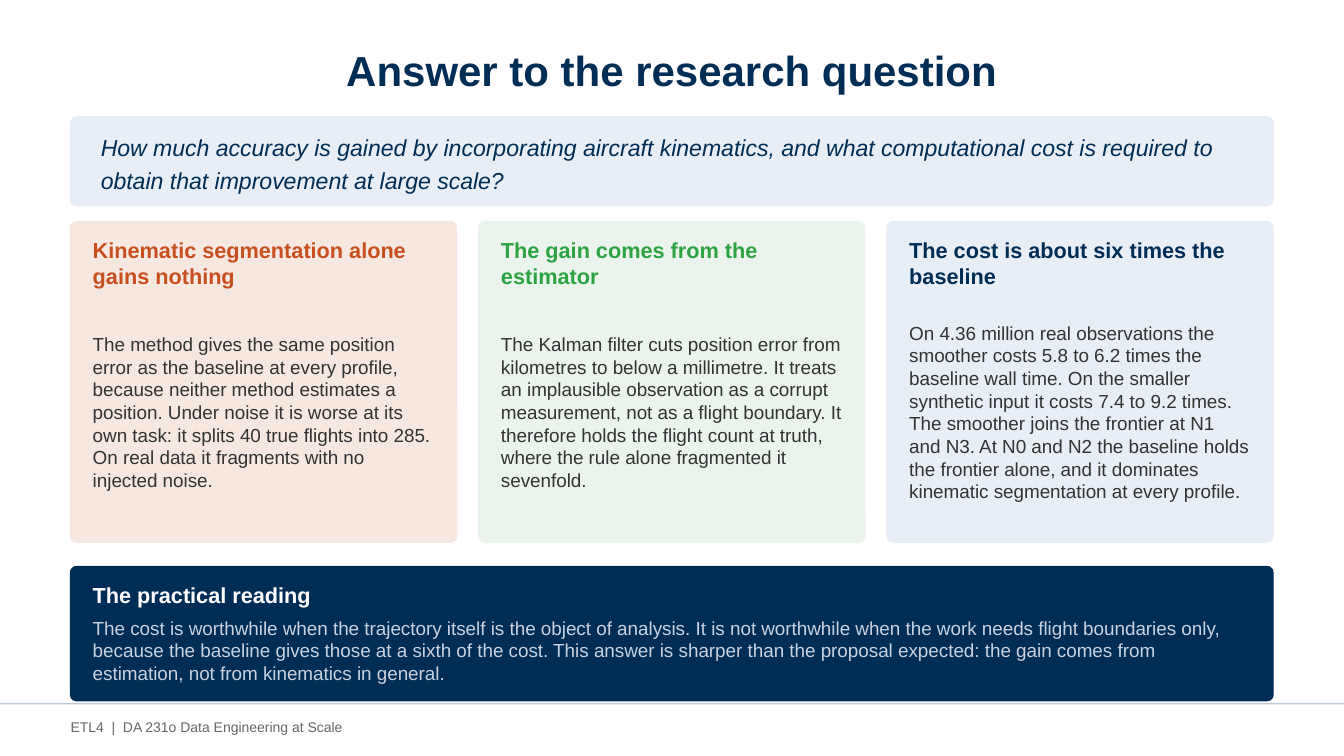
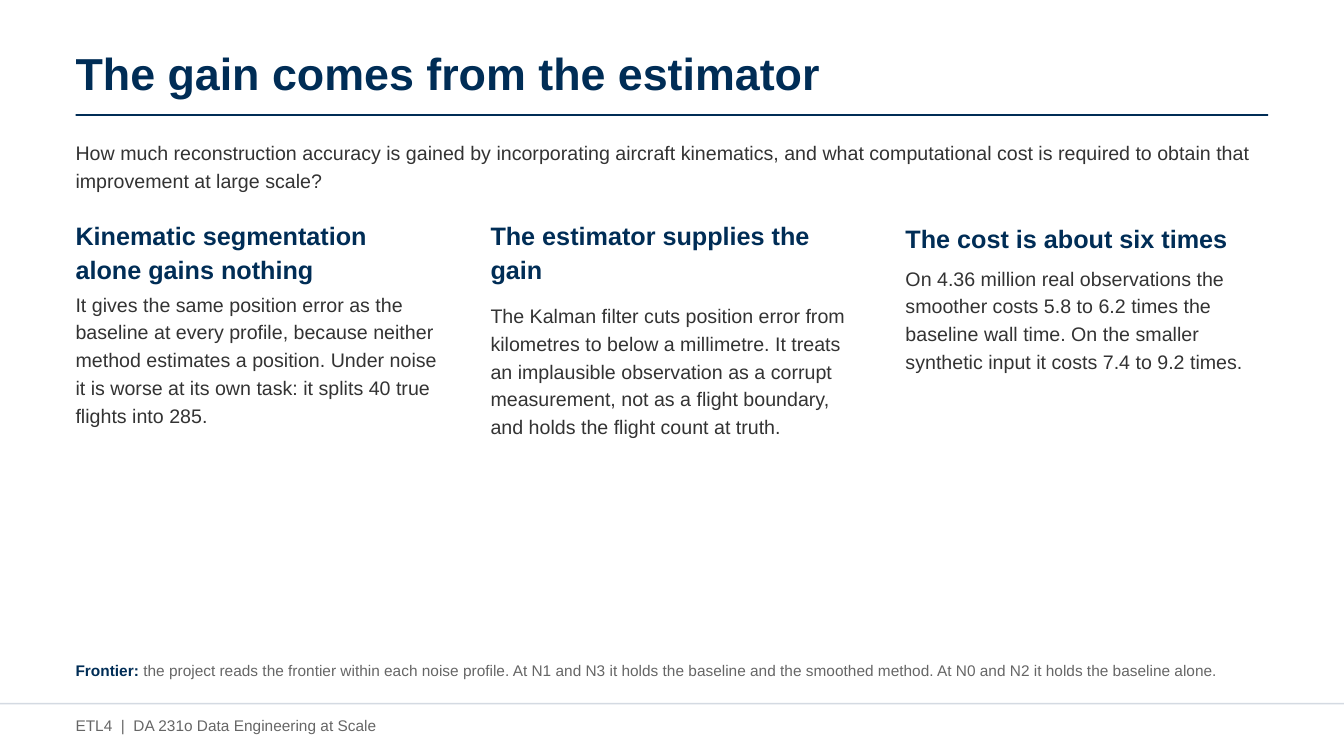
Before and after one commit to AvinashKompalli/Clean-Flight-Paths-from-Noisy-Aircraft-Data-at-Scale, a slide deck: slide 22 of etl4/docs/ETL4_Project_Presentation.pptx (slide 19 before the commit). Drawn at 1344x756 pixels with LibreOffice and Linux fonts; fonts in the diff are those of the drawing. Boxes give left, top, right and bottom in pixels: in the first picture for what was removed or moved away, otherwise in the second. Text is boxed around its words. In the diff, an @@ line names an element or a change of style, - is before the commit and + after.

```diff
--- a/etl4/docs/ETL4_Project_Presentation.pptx
+++ b/etl4/docs/ETL4_Project_Presentation.pptx
@@ title "The gain comes from the ...": place and size @@
-title "The gain comes from the ..." at box(501, 242, 758, 284)
+title "The gain comes from the ..." at box(76, 57, 820, 99)
@@ title "The gain comes from the ..." at box(76, 57, 820, 99): size 15.5 to 32 pt, text colour #2EA343 to #002D56 @@
@@ title removed at box(346, 55, 997, 94) @@
-Answer to the research question
@@ rounded rectangle removed at box(71, 117, 1273, 206) @@
@@ line added from (76, 115) to (1268, 115), #002D56 1.25 pt @@
@@ text at box(76, 145, 1249, 192): text changed; size 16.5 to 14 pt; text colour #002D56 to #333333; italic off @@
-How much accuracy is gained by incorporating aircraft kinematics, and what computational cost is required to obtain that improvement at large scale?
+How much reconstruction accuracy is gained by incorporating aircraft kinematics, and what computational cost is required to obtain that improvement at large scale?
@@ rounded rectangle removed at box(71, 222, 457, 542) @@
@@ text "Kinematic segmentation alone gains nothing": place and size @@
-text "Kinematic segmentation alone gains nothing" at box(93, 242, 406, 289)
+text "Kinematic segmentation alone gains nothing" at box(76, 226, 367, 285)
@@ text "Kinematic segmentation alone gains nothing" at box(76, 226, 367, 285): size 15.5 to 18 pt, text colour #C8501E to #002D56; line spacing 1 to 1.12 @@
@@ rounded rectangle removed at box(479, 222, 865, 542) @@
@@ text added at box(491, 226, 810, 285), 18 pt, text #002D56, bold @@
+The estimator supplies the gain
@@ rounded rectangle removed at box(887, 222, 1273, 542) @@
@@ text at box(905, 229, 1227, 249): text changed; size 15.5 to 18 pt @@
-The cost is about six times the baseline
+The cost is about six times
@@ text at box(76, 297, 437, 427): text changed; size 13.5 to 14 pt @@
-The method gives the same position error as the baseline at every profile, because neither method estimates a position. Under noise it is worse at its own task: it splits 40 true flights into 285. On real data it fragments with no injected noise.
+It gives the same position error as the baseline at every profile, because neither method estimates a position. Under noise it is worse at its own task: it splits 40 true flights into 285.
@@ text at box(905, 271, 1242, 373): text changed; size 13.5 to 14 pt @@
-On 4.36 million real observations the smoother costs 5.8 to 6.2 times the baseline wall time. On the smaller synthetic input it costs 7.4 to 9.2 times. The smoother joins the frontier at N1 and N3. At N0 and N2 the baseline holds the frontier alone, and it dominates kinematic segmentation at every profile.
+On 4.36 million real observations the smoother costs 5.8 to 6.2 times the baseline wall time. On the smaller synthetic input it costs 7.4 to 9.2 times.
@@ text at box(491, 308, 845, 438): text changed; size 13.5 to 14 pt @@
-The Kalman filter cuts position error from kilometres to below a millimetre. It treats an implausible observation as a corrupt measurement, not as a flight boundary. It therefore holds the flight count at truth, where the rule alone fragmented it sevenfold.
+The Kalman filter cuts position error from kilometres to below a millimetre. It treats an implausible observation as a corrupt measurement, not as a flight boundary, and holds the flight count at truth.
@@ rounded rectangle removed at box(71, 567, 1273, 701) @@
@@ text removed at box(93, 587, 310, 608) @@
-The practical reading
@@ text removed at box(93, 621, 1219, 684) @@
-The cost is worthwhile when the trajectory itself is the object of analysis. It is not worthwhile when the work needs flight boundaries only, because the baseline gives those at a sixth of the cost. This answer is sharper than the proposal expected: the gain comes from estimation, not from kinematics in general.
@@ text added at box(76, 665, 1216, 679), 11 pt, text #666666 @@
+Frontier: the project reads the frontier within each noise profile. At N1 and N3 it holds the baseline and the smoothed method. At N0 and N2 it holds the baseline alone.
@@ line (0, 704) - (1344, 704): stroke #BFC8D6 1 pt to #D4DAE2 1 pt @@
@@ text "ETL4 | DA 231o Data ..." at box(76, 720, 377, 734): size 10 to 11 pt @@
```
Also in this commit, not shown: 19 other slides changed, 4 slides added, 1 other file.
